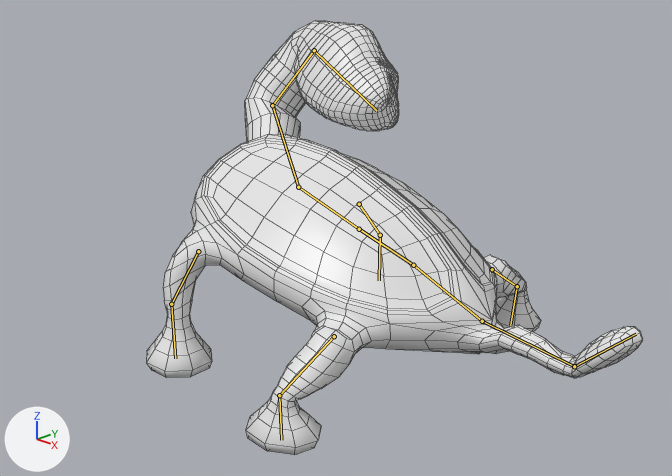
Before and after pictures for a commit that changed the Blender file Assets/Props/Mesh/turtlboiIDICE.blend.
The view is the same before and after, from a 50 mm camera at (6.33, -6.15, 4.18) aimed at (0.35, -0.21, 1.26). Lighting does not change. The marker at lower left points along +X, +Y and +Z. Both versions are drawn at frame 27 of the action 'ArmatureAction'; the numbers are the values there. The bones that bend it are drawn over the model as lines. Mesh edges are drawn as thin lines.
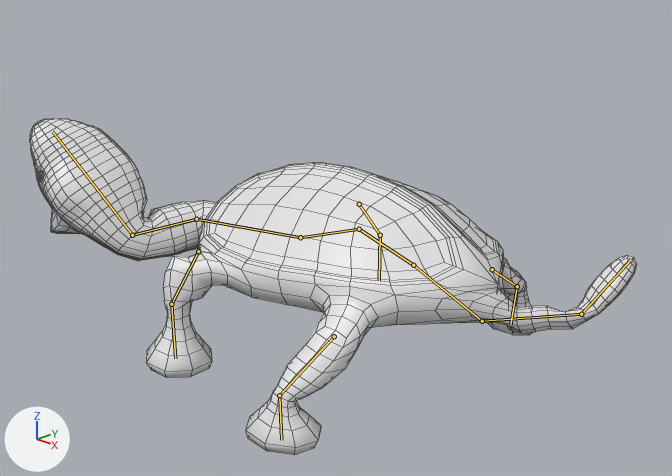
The change in detail:
Bone 'Base2' (bone_base2) turns from (0, 0, -12) to (0, 0, 24) degrees about its own x, y and z.
Bone 'Neck' (bone_neck) turns from (-22, 9, -24) to (28, 17, -15) degrees about its own x, y and z.
Bone 'Neck1' (bone_neck1) turns from (-17, -23, -59) to (54, -19, 6) degrees about its own x, y and z.
Bone 'Head' (bone_head) turns from (-32, -26, -78) to (-40, -17, -54) degrees about its own x, y and z.
Bone 'Tail.001' (bone_tail_001) turns from (10, 0, 0) to (11, -44, 49) degrees about its own x, y and z.
Bone 'Tail2' (bone_tail2) turns from (50, 0, 0) to (42, 8, -6) degrees about its own x, y and z.

Boxes [x1, y1, x2, y2] around the edits, measured in the pictures (672 x 476 px):
'Cube', posed (22% wider, 22% shorter)
    before: [146, 21, 643, 455]
    after: [30, 118, 637, 455]
bone 'Base2', root to tip
    before: (359, 229) to (298, 187)
    after: (359, 229) to (300, 237)
bone 'Neck', root to tip
    before: (298, 187) to (272, 105)
    after: (300, 237) to (196, 219)
bone 'Neck1', root to tip
    before: (272, 105) to (314, 50)
    after: (196, 219) to (132, 235)
bone 'Head', root to tip
    before: (314, 50) to (376, 110)
    after: (132, 235) to (52, 131)
bone 'Tail.001', root to tip
    before: (482, 321) to (574, 366)
    after: (482, 321) to (581, 314)
bone 'Tail2', root to tip
    before: (574, 366) to (636, 334)
    after: (581, 314) to (630, 260)
